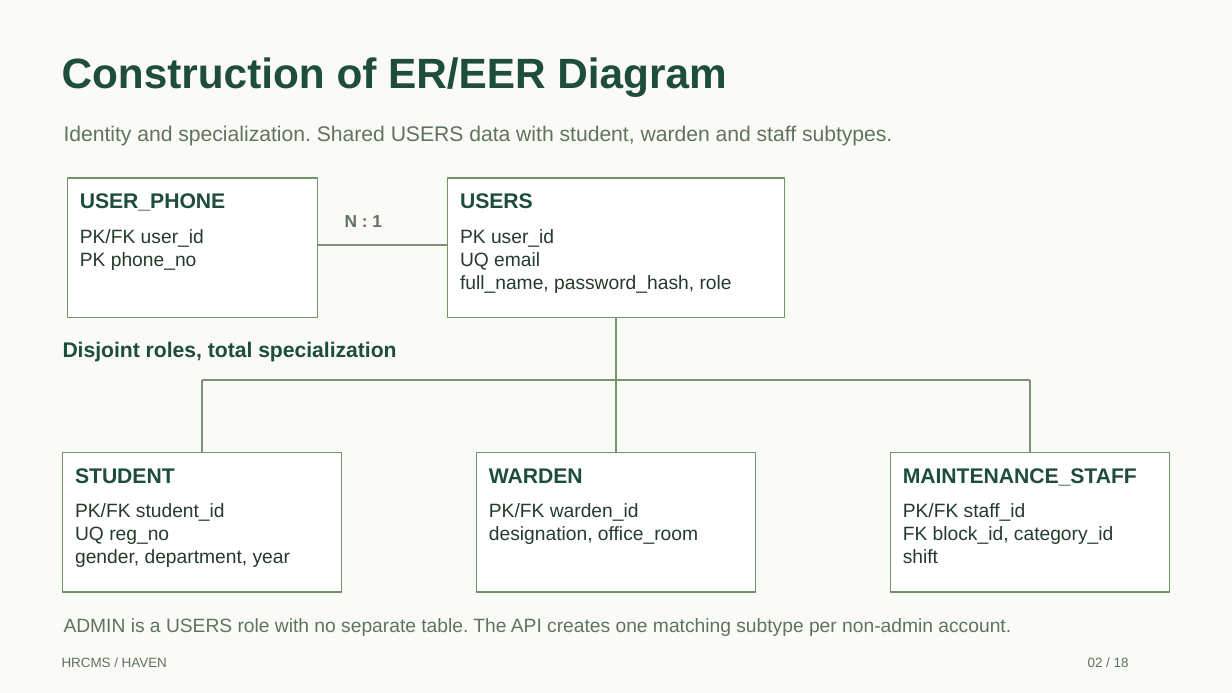
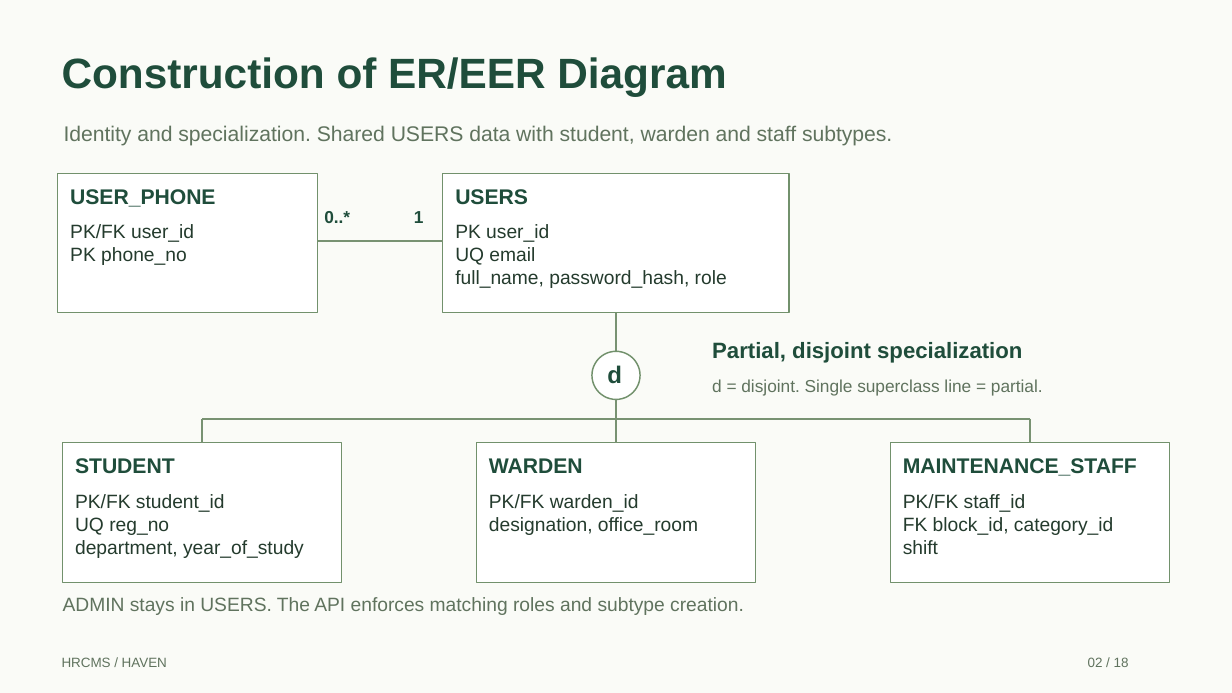
Before and after one commit to S-Nishaanth/hrcms, a slide deck: slide 2 of output/presentation/HRCMS_Review_Presentation.pptx. Drawn at 1232x693 pixels with LibreOffice and Linux fonts; fonts in the diff are those of the drawing. Boxes give left, top, right and bottom in pixels: in the first picture for what was removed or moved away, otherwise in the second. Text is boxed around its words. In the diff, an @@ line names an element or a change of style, - is before the commit and + after.

```diff
--- a/output/presentation/HRCMS_Review_Presentation.pptx
+++ b/output/presentation/HRCMS_Review_Presentation.pptx
@@ rectangle resized from (x1=67, y1=178, x2=318, y2=318) to (x1=57, y1=174, x2=317, y2=313) @@
@@ rectangle resized from (x1=447, y1=178, x2=785, y2=318) to (x1=443, y1=174, x2=789, y2=313) @@
@@ text "USER_PHONE" moved from (x1=80, y1=193, x2=225, y2=211) to (x1=70, y1=189, x2=215, y2=207) @@
@@ text "USERS" moved from (x1=460, y1=193, x2=533, y2=209) to (x1=455, y1=189, x2=528, y2=205) @@
@@ text "PK/FK user_id" moved from (x1=80, y1=229, x2=204, y2=270) to (x1=70, y1=224, x2=194, y2=265) @@
@@ text added at (x1=324, y1=211, x2=350, y2=223), 13.5 pt, text #1F4D3B, bold @@
+0..*
@@ text at (x1=414, y1=211, x2=424, y2=223): text changed; text colour #60735E to #1F4D3B @@
-N : 1
+1
@@ text "PK user_id" moved from (x1=460, y1=229, x2=732, y2=293) to (x1=455, y1=224, x2=727, y2=288) @@
@@ line moved from (318, 246) - (447, 246) to (318, 240) - (443, 240) @@
@@ line moved from (616, 318) - (616, 380) to (616, 313) - (616, 351) @@
@@ text removed at (x1=63, y1=341, x2=396, y2=362) @@
-Disjoint roles, total specialization
@@ ellipse added at (x1=592, y1=351, x2=640, y2=399), fill #FFFFFF, outline #72916C 1.13 pt @@
@@ text added at (x1=712, y1=342, x2=1022, y2=363), 17.2 pt, text #1F4D3B, bold @@
+Partial, disjoint specialization
@@ text added at (x1=607, y1=365, x2=622, y2=384), 18.8 pt, text #1F4D3B, bold @@
+d
@@ text added at (x1=712, y1=379, x2=1043, y2=396), 13.5 pt, text #60735E @@
+d = disjoint. Single superclass line = partial.
@@ line moved from (616, 380) - (202, 380) to (616, 419) - (202, 419) @@
@@ line moved from (202, 380) - (202, 453) to (202, 419) - (202, 443) @@
@@ line moved from (616, 380) - (1031, 380) to (616, 419) - (1031, 419) @@
@@ line moved from (616, 380) - (616, 453) to (616, 419) - (616, 443) @@
@@ line added from (616, 399) to (616, 419), #789272 1.5 pt @@
@@ line moved from (1031, 380) - (1031, 453) to (1031, 419) - (1031, 443) @@
@@ 6 texts, 3 rectangles moved together from (x1=63, y1=453, x2=1170, y2=592) to (x1=63, y1=443, x2=1170, y2=582) @@
@@ text at (x1=75, y1=540, x2=304, y2=558): text changed @@
-gender, department, year
+department, year_of_study
@@ text at (x1=63, y1=597, x2=744, y2=615): text changed @@
-ADMIN is a USERS role with no separate table. The API creates one matching subtype per non-admin account.
+ADMIN stays in USERS. The API enforces matching roles and subtype creation.
```
Also in this commit, not shown: 3 other slides changed, 4 other files.
